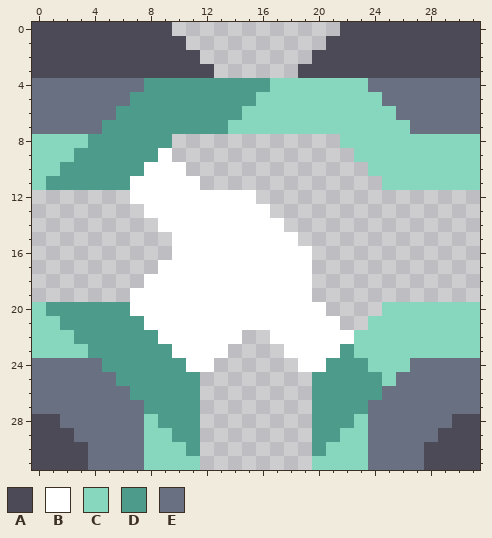
Two versions of one pixel-art sprite, assets/sprites/blocks/liquids/liquid-pipe-top-2.png. This is how it looked before the edit.
The file is 32x32 pixels.
Palette (. is transparent): A #4d4a58  B #ffffff  C #87d7bf  D #4d9b8b  E #697082
Once edited:
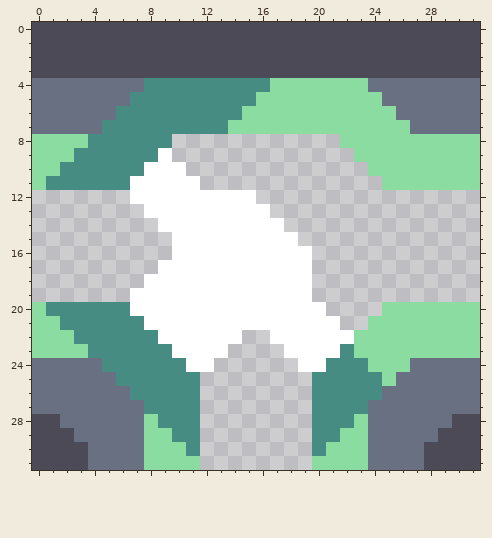
What changed:
Colour C changes from #87d7bf to #8bdca0.
Colour D changes from #4d9b8b to #478c83.
Colour A now appears in row 0 at x 10 to 21; in row 1 at x 11 to 20; in row 2 at x 12 to 19; in row 3 at x 13 to 18.
Changed places in both pictures, as pixel boxes (x1, y1, x2, y2):
changed: (32, 22, 480, 190)
changed: (32, 302, 200, 470)
changed: (312, 302, 480, 470)
